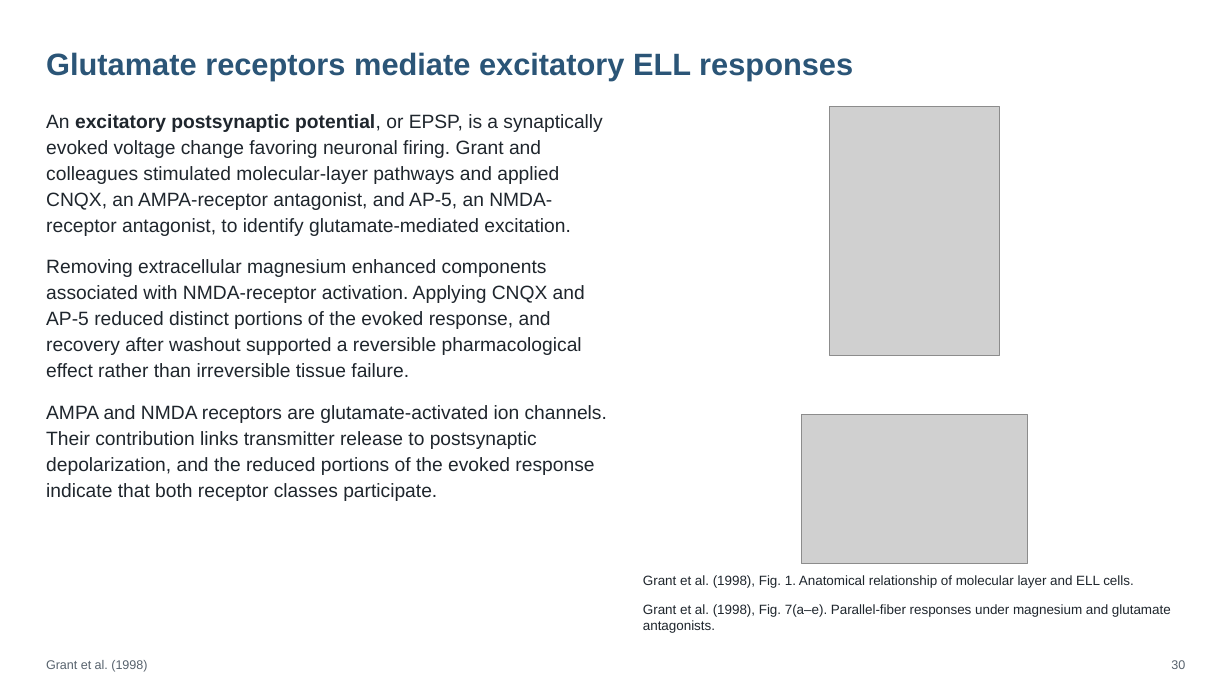
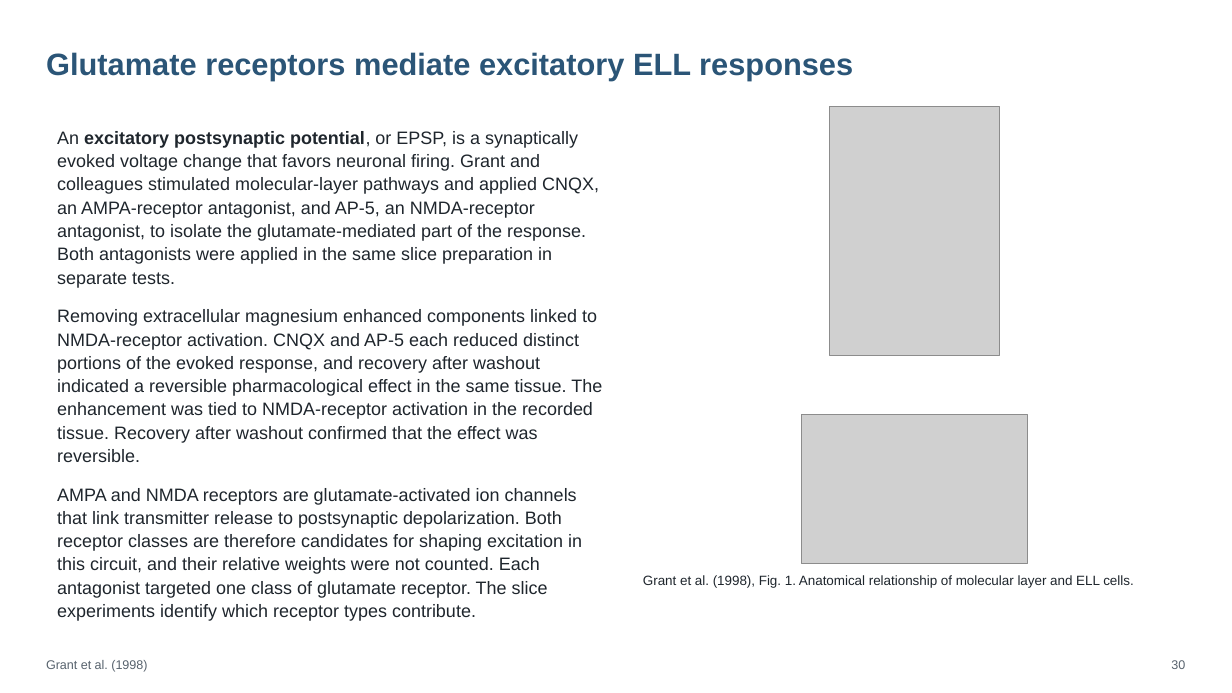
Before and after one commit to jordanxxlopez/NEUROETHOLOGY, a slide deck: slide 39 of scaffolded/Neuroethology_Lecture21_FA2026_SCAFFOLDED.pptx (slide 40 before the commit). Drawn at 1232x693 pixels with LibreOffice and Linux fonts; fonts in the diff are those of the drawing; grey boxes stand for pictures. Boxes give left, top, right and bottom in pixels: in the first picture for what was removed or moved away, otherwise in the second. Text is boxed around its words. In the diff, an @@ line names an element or a change of style, - is before the commit and + after.

```diff
--- a/scaffolded/Neuroethology_Lecture21_FA2026_SCAFFOLDED.pptx
+++ b/scaffolded/Neuroethology_Lecture21_FA2026_SCAFFOLDED.pptx
@@ text at box(57, 131, 602, 621): text changed; size 15 to 14 pt @@
-An excitatory postsynaptic potential, or EPSP, is a synaptically evoked voltage change favoring neuronal firing. Grant and colleagues stimulated molecular-layer pathways and applied CNQX, an AMPA-receptor antagonist, and AP-5, an NMDA-receptor antagonist, to identify glutamate-mediated excitation.
-Removing extracellular magnesium enhanced components associated with NMDA-receptor activation. Applying CNQX and AP-5 reduced distinct portions of the evoked response, and recovery after washout supported a reversible pharmacological effect rather than irreversible tissue failure.
-AMPA and NMDA receptors are glutamate-activated ion channels. Their contribution links transmitter release to postsynaptic depolarization, and the reduced portions of the evoked response indicate that both receptor classes participate.
+An excitatory postsynaptic potential, or EPSP, is a synaptically evoked voltage change that favors neuronal firing. Grant and colleagues stimulated molecular-layer pathways and applied CNQX, an AMPA-receptor antagonist, and AP-5, an NMDA-receptor antagonist, to isolate the glutamate-mediated part of the response. Both antagonists were applied in the same slice preparation in separate tests.
+Removing extracellular magnesium enhanced components linked to NMDA-receptor activation. CNQX and AP-5 each reduced distinct portions of the evoked response, and recovery after washout indicated a reversible pharmacological effect in the same tissue. The enhancement was tied to NMDA-receptor activation in the recorded tissue. Recovery after washout confirmed that the effect was reversible.
+AMPA and NMDA receptors are glutamate-activated ion channels that link transmitter release to postsynaptic depolarization. Both receptor classes are therefore candidates for shaping excitation in this circuit, and their relative weights were not counted. Each antagonist targeted one class of glutamate receptor. The slice experiments identify which receptor types contribute.
@@ text removed at box(643, 604, 1171, 633) @@
-Grant et al. (1998), Fig. 7(a–e). Parallel-fiber responses under magnesium and glutamate antagonists.
```
Also in this commit, not shown: 53 other slides changed, 4 slides added, 4 slides removed, 4 other files.
